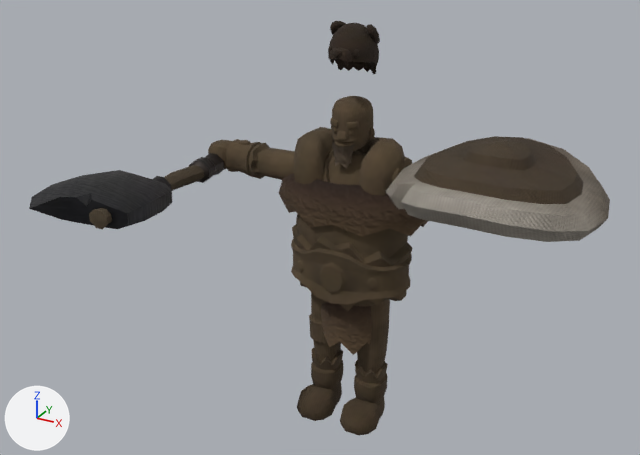
The glTF model csharp/Unciv.Godot/Packs/units/models/unit/Marauder.glb, before and after one commit.
Rendered twice from a 50 mm lens placed at (0.881, -1.757, 1.384), pointed at (-0.027, -0.105, 0.558). Arrows for +X, +Y and +Z are at lower left; the lights stay in place. The picture after the commit comes second. Where no turn or scale is listed for an object, it has been applied to the vertices. Vertices at exactly the same position are counted once.

Script lines for the objects in view, before the commit:
```python
ob_1h_axe = bpy.data.objects.new('1H_Axe', me_mesh_1h_axe)
ob_1h_axe.location = (-0.369, -0.063, 0.635)
ob_1h_axe.rotation_euler = (1.571, 0.0, 0.0)  # degrees (90, 0, 0)
ob_1h_axe.scale = (0.426, 0.426, 0.426)
ob_barbarian_hat = bpy.data.objects.new('Barbarian_Hat', me_mesh_barbarian_hat)
ob_barbarian_hat.location = (0.0, 0.0, 0.875)
ob_barbarian_round_shield = bpy.data.objects.new('Barbarian_Round_Shield', me_mesh_barbarian_round_shield)
ob_barbarian_round_shield.location = (0.369, -0.058, 0.716)
ob_barbarian_round_shield.rotation_euler = (-1.571, 0.0, -3.142)  # degrees (-90, 0, -180)
ob_barbarian_round_shield.scale = (0.523, 0.523, 0.523)
ob_warrior = bpy.data.objects.new('Warrior', me_mesh_skinned)
ob_warrior.location = (0.0, 0.0, -0.011)
ob_warrior.scale = (0.437, 0.437, 0.437)
```
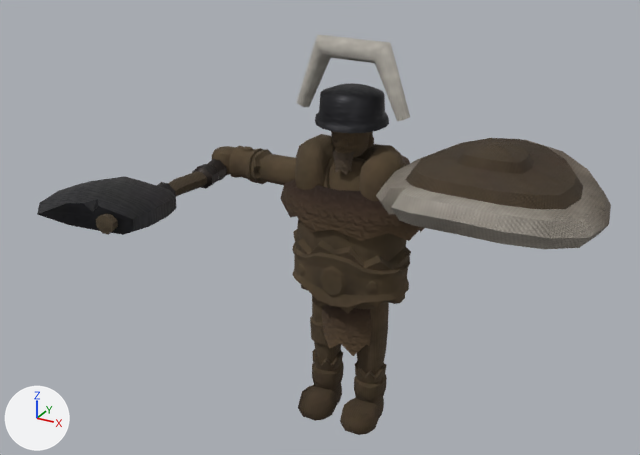
Boxes [x1, y1, x2, y2] around the edits, measured in the pictures (640 x 455 px):
'Warrior', reshaped, moved, rescaled (18% taller)
    before: [208, 96, 428, 435]
    after: [212, 34, 424, 435]
'Barbarian_Round_Shield', moved, rescaled
    before: [386, 136, 610, 242]
    after: [376, 138, 611, 249]
'1H_Axe', moved, rescaled
    before: [29, 153, 224, 229]
    after: [37, 159, 227, 235]
'Barbarian_Hat', deleted
    before: [328, 21, 380, 74]
part 1 of me_mesh_skinned, added
    after: [315, 83, 389, 133]
part 2 of me_mesh_skinned, added (mostly hidden)
    after: [401, 155, 410, 165]
part 3 of me_mesh_skinned, added
    after: [297, 34, 410, 121]

Patch to the scene script:
```diff
--- a/csharp/Unciv.Godot/Packs/units/models/unit/Marauder.glb.py
+++ b/csharp/Unciv.Godot/Packs/units/models/unit/Marauder.glb.py
@@ me_mesh_skinned @@
 # used by ob_warrior; location = (0.0, 0.0, -0.011); scale = (0.437, 0.437, 0.437)
-me_mesh_skinned.from_pydata(...)  # 2445 vertices, 4485 faces; spans x -0.92..0.92, y -0.25..0.24, z 0.02..1.96
+me_mesh_skinned.from_pydata(...)  # 2651 vertices, 4877 faces; spans x -0.92..0.92, y -0.25..0.55, z 0.02..2.32
+# me_mesh_skinned part 1: a new loose piece of 82 vertices spanning x -0.2..0.2, y -0.21..0.19, z 1.87..2.06, in mat_iron
+# me_mesh_skinned part 2: a new loose piece of 58 vertices spanning x -0.23..0.23, y 0.18..0.55, z 1.02..1.58, in mat_leather
+# me_mesh_skinned part 3: a new loose piece of 26 vertices spanning x -0.34..0.34, y -0.07..0.05, z 1.92..2.32, in mat_teamcolor
+# other edits to the shape of me_mesh_skinned do not show in these pictures
 me_mesh_skinned.materials.append(mat_wool)
@@ me_mesh_skinned @@
 me_mesh_skinned.materials.append(mat_hair)
+me_mesh_skinned.materials.append(mat_iron)
+me_mesh_skinned.materials.append(mat_teamcolor)
@@ ob_warrior @@
 ob_warrior.location = (0.0, 0.0, -0.011)
-ob_warrior.scale = (0.437, 0.437, 0.437)
+ob_warrior.scale = (0.427, 0.427, 0.427)
@@ ob_barbarian_round_shield @@
 ob_barbarian_round_shield = bpy.data.objects.new('Barbarian_Round_Shield', me_mesh_barbarian_round_shield)
-ob_barbarian_round_shield.location = (0.369, -0.058, 0.716)
+ob_barbarian_round_shield.location = (0.361, -0.059, 0.706)
 ob_barbarian_round_shield.rotation_euler = (-1.571, 0.0, -3.142)  # degrees (-90, 0, -180)
-ob_barbarian_round_shield.scale = (0.523, 0.523, 0.523)
+ob_barbarian_round_shield.scale = (0.55, 0.55, 0.55)
@@ ob_1h_axe @@
 ob_1h_axe = bpy.data.objects.new('1H_Axe', me_mesh_1h_axe)
-ob_1h_axe.location = (-0.369, -0.063, 0.635)
+ob_1h_axe.location = (-0.361, -0.063, 0.62)
 ob_1h_axe.rotation_euler = (1.571, 0.0, 0.0)  # degrees (90, 0, 0)
-ob_1h_axe.scale = (0.426, 0.426, 0.426)
+ob_1h_axe.scale = (0.416, 0.416, 0.416)
@@ ob_barbarian_hat @@
-ob_barbarian_hat = bpy.data.objects.new('Barbarian_Hat', me_mesh_barbarian_hat)
-ob_barbarian_hat.location = (0.0, 0.0, 0.875)
```
